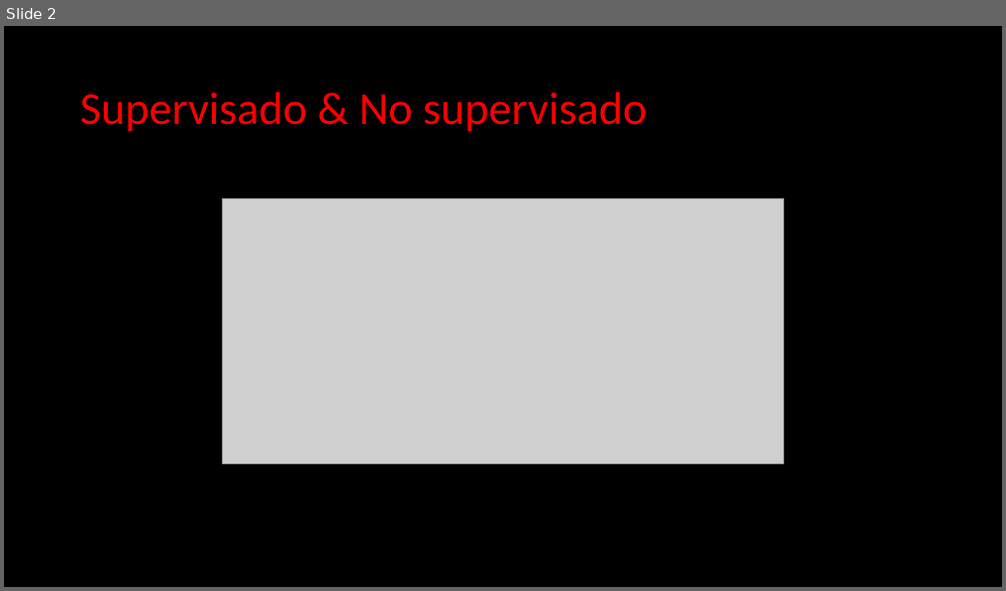
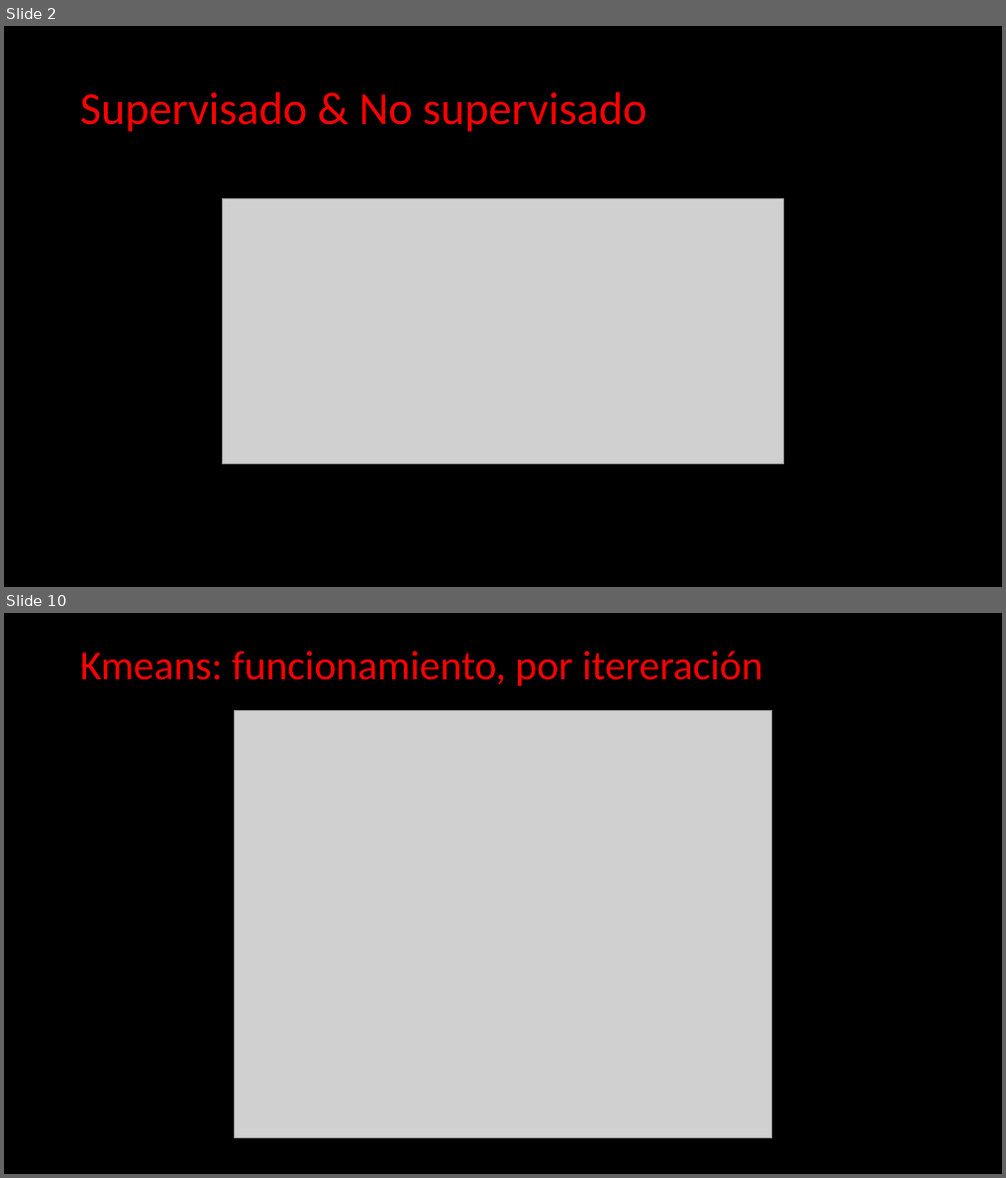
Before and after one commit to Clapiniella/data_science_jun_2020, a slide deck: week10/day4/theory/Machine Learning - Unsupervised Learning.pptx. Shown one above the other, each under a label of ours: slide 2 before the commit, slides 2 and 10 after it; the slides between them are not shown. The pictures are 1006x591 and 1006x1178 pixels, drawn with LibreOffice and Linux fonts; fonts in the diff are those of the drawing; grey boxes stand for pictures. Boxes give left, top, right and bottom in pixels: in the first picture for what was removed or moved away, otherwise in the second. Text is boxed around its words. In the diff, an @@ line names an element or a change of style, - is before the commit and + after.

```diff
--- a/week10/day4/theory/Machine Learning - Unsupervised Learning.pptx
+++ b/week10/day4/theory/Machine Learning - Unsupervised Learning.pptx
@@ slide 10 added at (4, 613, 1002, 1174), background #000000 @@
@@ title added at (80, 651, 763, 686), 39.6 pt, text #FF0000 @@
+Kmeans: funcionamiento, por itereración
@@ picture added at (235, 710, 772, 1139) @@
```
Also in this commit, not shown: 9 other slides added, 10 slides removed, 2 other files.
